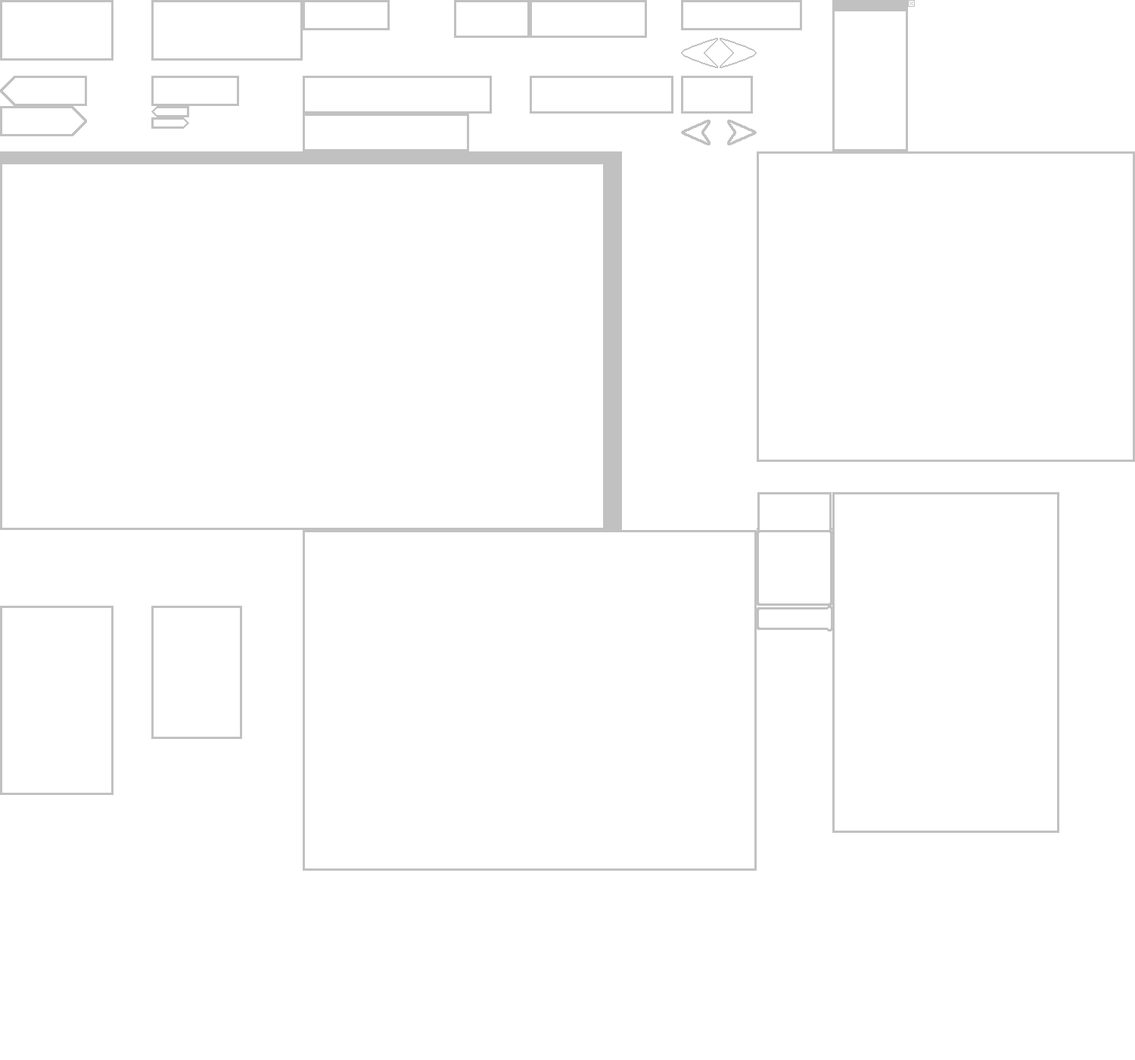
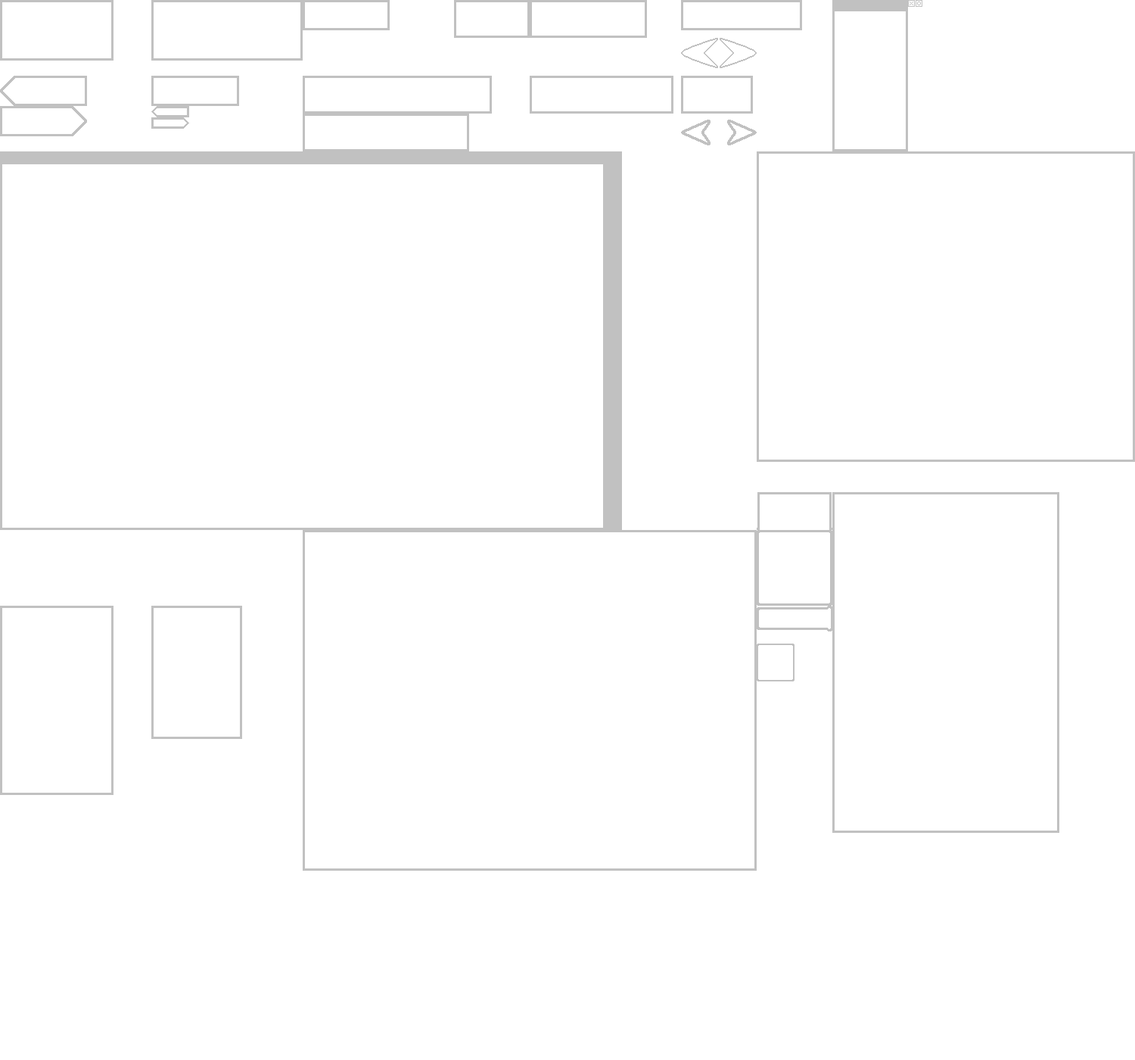
Layers edited between the first and the second (1135, 1060) image:
painted on "Background" over [left=756, top=0, right=923, bottom=682]
